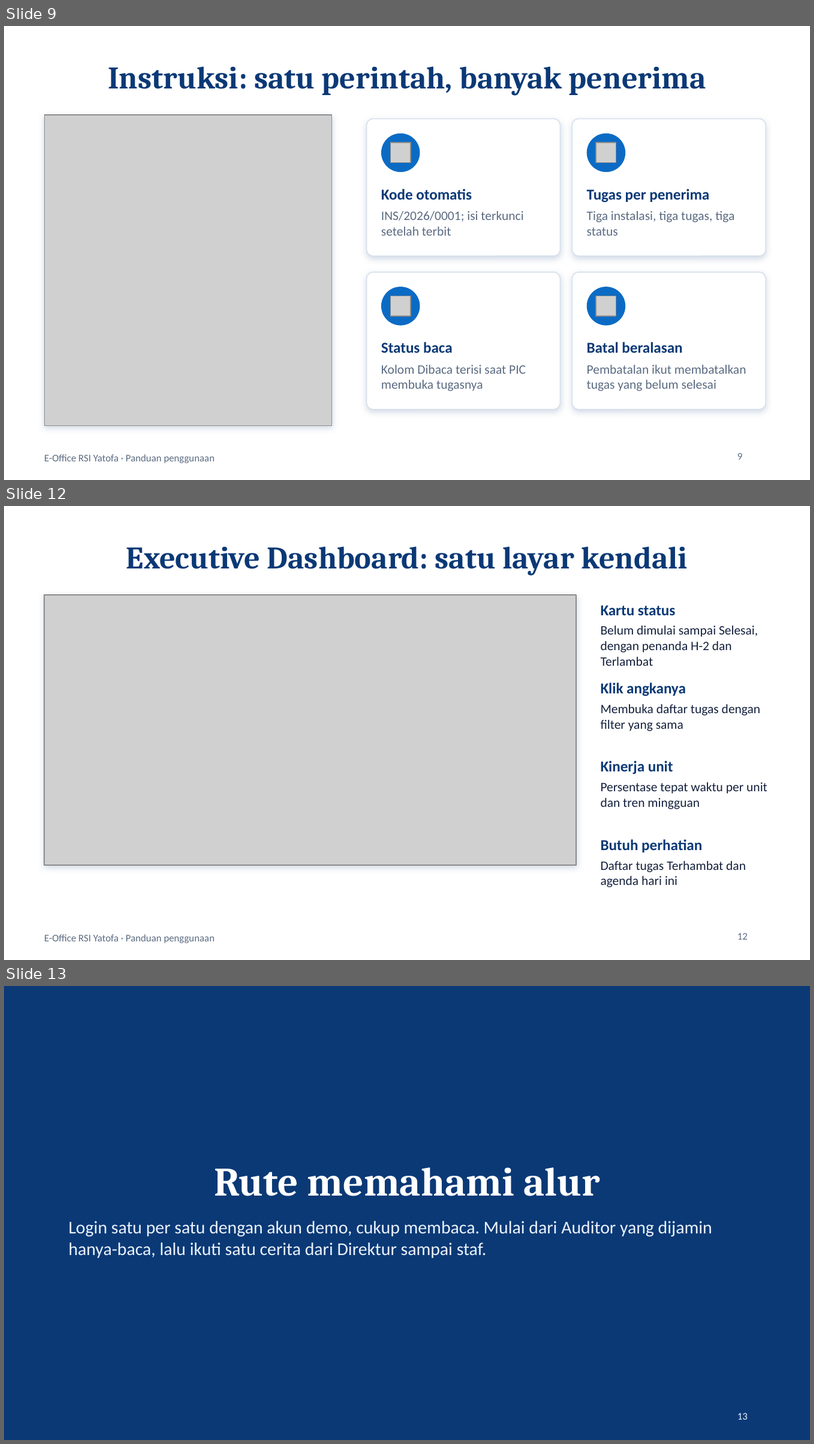
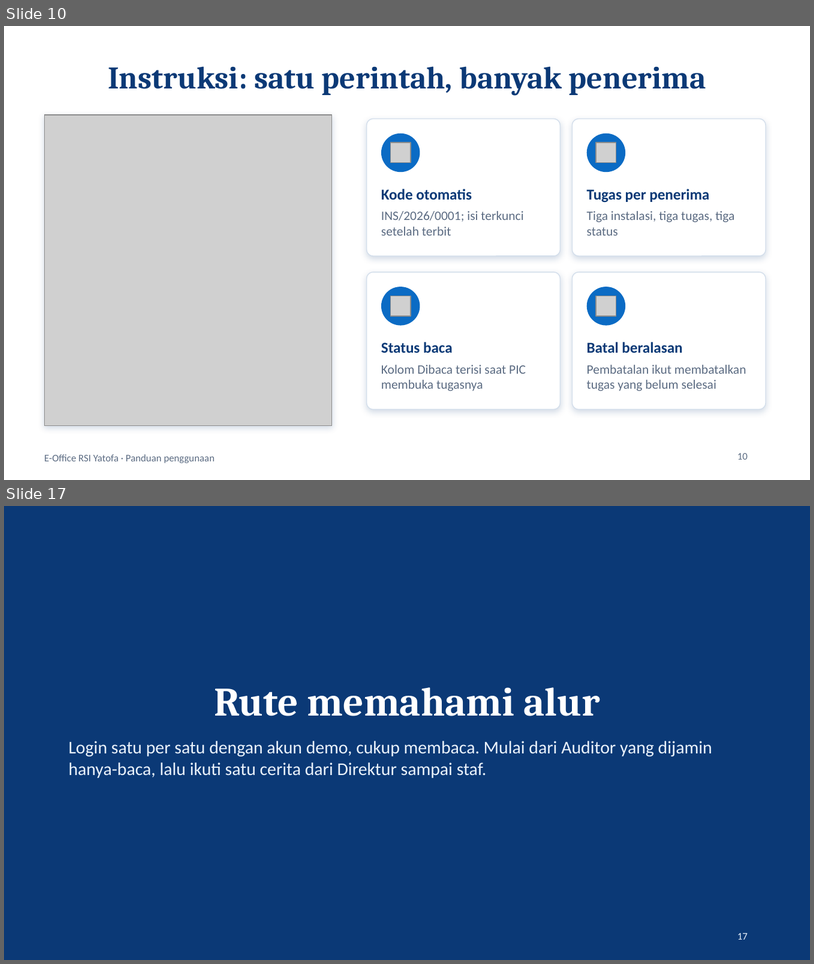
Before and after one commit to krisnapranata/E-Office, a slide deck: Panduan_EOffice_RSI_Yatofa.pptx. Shown one above the other, each under a label of ours: slides 9, 12 and 13 before the commit, slides 10 and 17 after it; the slides between them are not shown. The pictures are 814x1444 and 814x964 pixels, drawn with LibreOffice and Linux fonts; fonts in the diff are those of the drawing; grey boxes stand for pictures. Boxes give left, top, right and bottom in pixels: in the first picture for what was removed or moved away, otherwise in the second. Text is boxed around its words. In the diff, an @@ line names an element or a change of style, - is before the commit and + after.

```diff
--- a/Panduan_EOffice_RSI_Yatofa.pptx
+++ b/Panduan_EOffice_RSI_Yatofa.pptx
@@ slide 12 removed at bbox=[4, 506, 810, 960], background #FFFFFF; not listed: 1 template element that a slide beside it also shows @@
@@ title removed at bbox=[126, 546, 688, 576] @@
-Executive Dashboard: satu layar kendali
@@ rectangle removed at bbox=[44, 595, 576, 865] @@
@@ picture removed at bbox=[44, 595, 576, 865] @@
@@ text removed at bbox=[601, 605, 675, 616] @@
-Kartu status
@@ text removed at bbox=[601, 625, 758, 666] @@
-Belum dimulai sampai Selesai, dengan penanda H-2 dan Terlambat
@@ text removed at bbox=[601, 682, 686, 696] @@
-Klik angkanya
@@ text removed at bbox=[601, 704, 761, 731] @@
-Membuka daftar tugas dengan filter yang sama
@@ text removed at bbox=[601, 760, 674, 774] @@
-Kinerja unit
@@ text removed at bbox=[601, 782, 768, 809] @@
-Persentase tepat waktu per unit dan tren mingguan
@@ text removed at bbox=[601, 839, 702, 852] @@
-Butuh perhatian
@@ text removed at bbox=[601, 861, 746, 887] @@
-Daftar tugas Terhambat dan agenda hari ini
@@ page number removed at bbox=[738, 933, 748, 939] @@
-12
@@ what was slide 9 is now slide 10 @@
@@ page number at bbox=[738, 453, 748, 459]: text changed @@
-9
+10
@@ what was slide 13 is now slide 17 @@
@@ page number at bbox=[738, 933, 748, 939]: text changed @@
-13
+17
```
Also in this commit, not shown: 10 slides changed, 6 slides added, 1 other slide removed.
